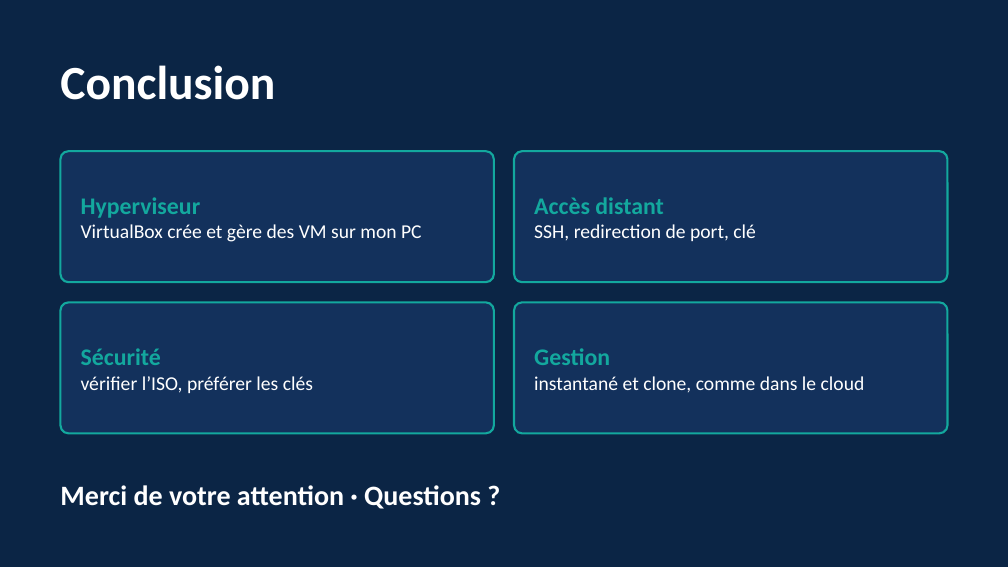
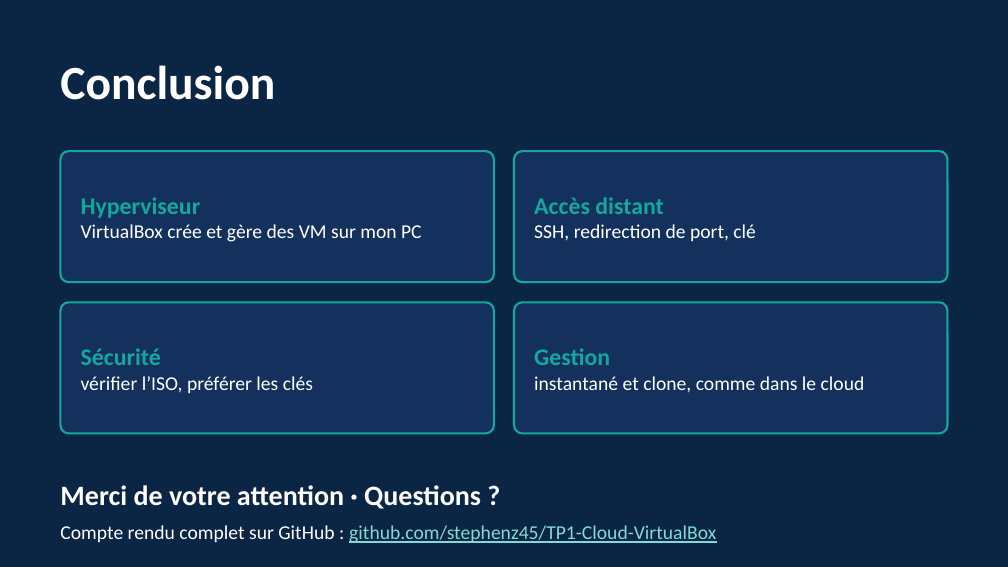
Before and after one commit to stephenz45/TP1-Cloud-VirtualBox, a slide deck: slide 17 of TP1_Presentation.pptx. Drawn at 1008x567 pixels with LibreOffice and Linux fonts; fonts in the diff are those of the drawing. Boxes give left, top, right and bottom in pixels: in the first picture for what was removed or moved away, otherwise in the second. Text is boxed around its words. In the diff, an @@ line names an element or a change of style, - is before the commit and + after.

```diff
--- a/TP1_Presentation.pptx
+++ b/TP1_Presentation.pptx
@@ text added at (60, 525, 716, 543), 14 pt, text #7FDBD3, underline @@
+Compte rendu complet sur GitHub : github.com/stephenz45/TP1-Cloud-VirtualBox
```
